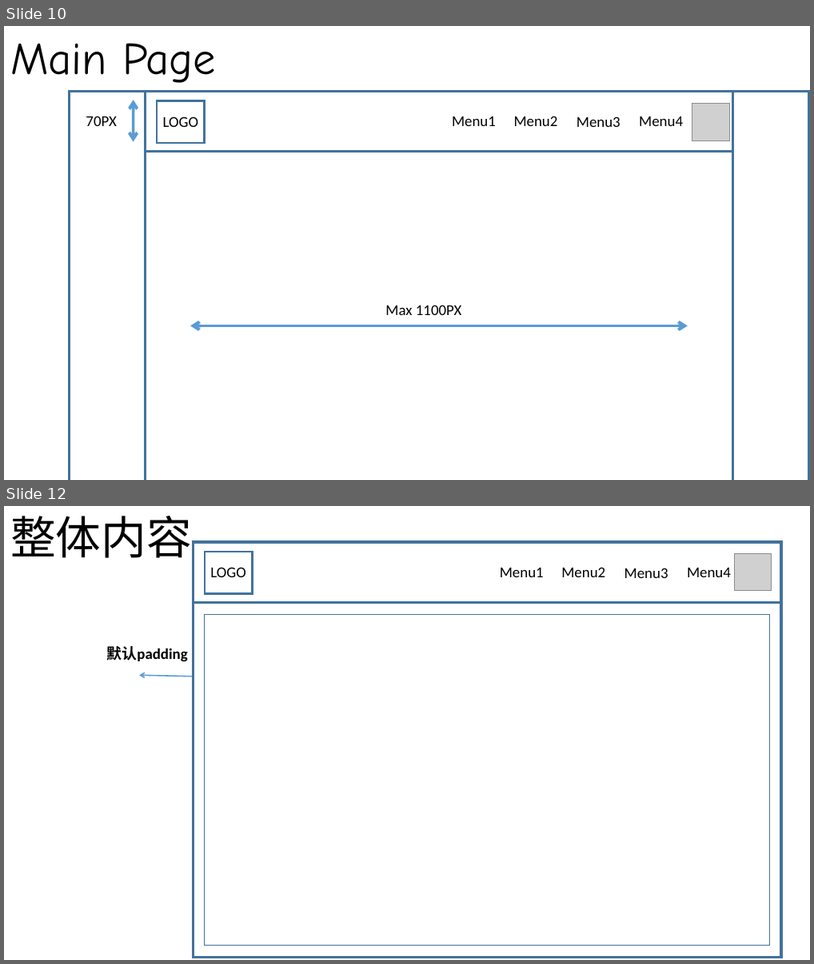
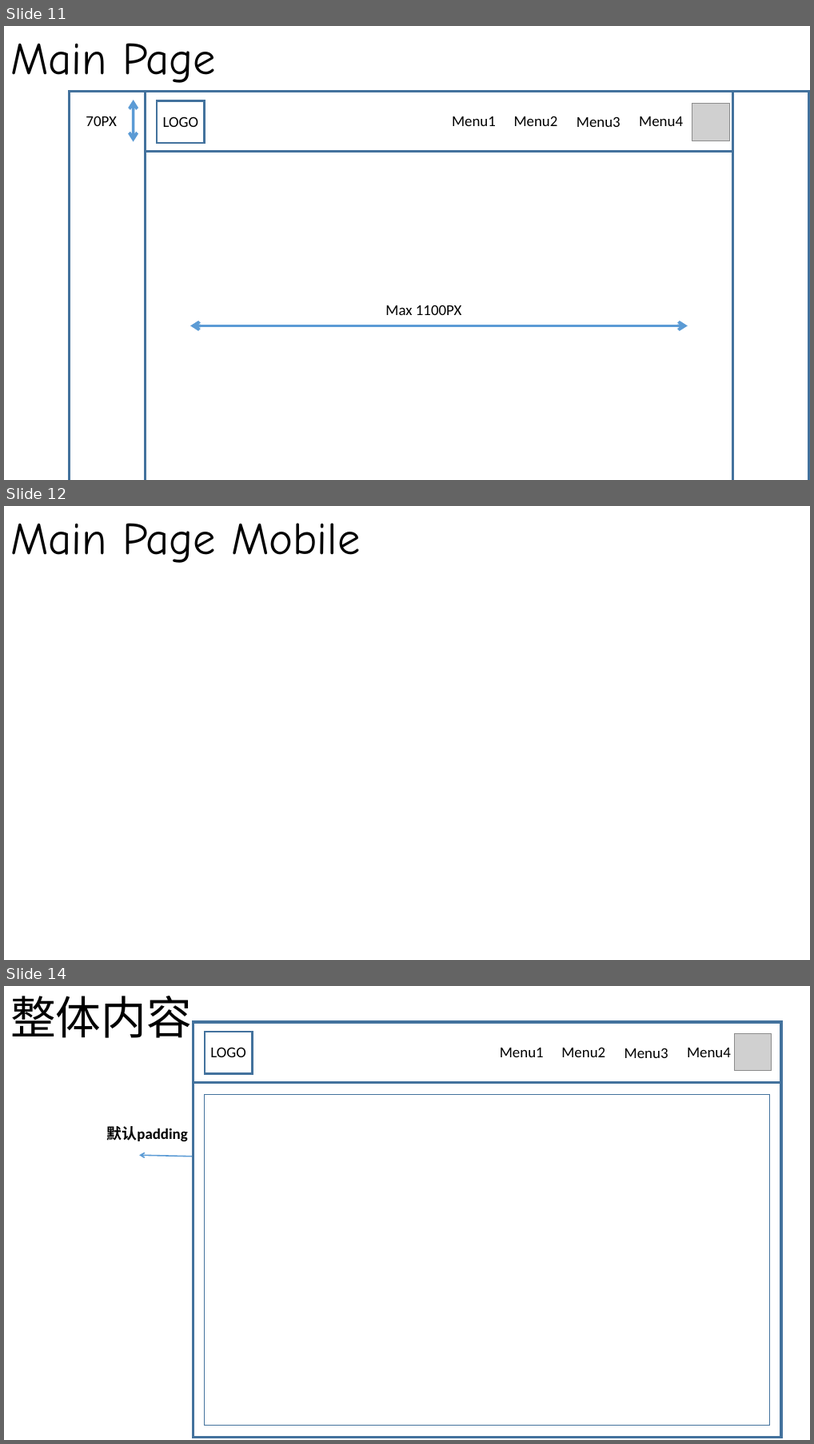
Before and after one commit to Aiyoumi-FE/ONE-TEAM, a slide deck: pageDesign.pptx. Shown one above the other, each under a label of ours: slides 10 and 12 before the commit, slides 11, 12 and 14 after it; the slides between them are not shown. The pictures are 814x964 and 814x1444 pixels, drawn with LibreOffice and Linux fonts; fonts in the diff are those of the drawing; grey boxes stand for pictures. Boxes give left, top, right and bottom in pixels: in the first picture for what was removed or moved away, otherwise in the second. Text is boxed around its words. In the diff, an @@ line names an element or a change of style, - is before the commit and + after.

```diff
--- a/pageDesign.pptx
+++ b/pageDesign.pptx
@@ slide 12 added at (4, 506, 810, 960), background #FFFFFF @@
@@ text added at (10, 523, 361, 563), 54 pt, text #000000 @@
+Main Page Mobile
@@ what was slide 10 is now slide 11 @@
@@ what was slide 12 is now slide 14 @@
```
Also in this commit, not shown: 1 slide changed, 1 other slide added, 4 other files.
